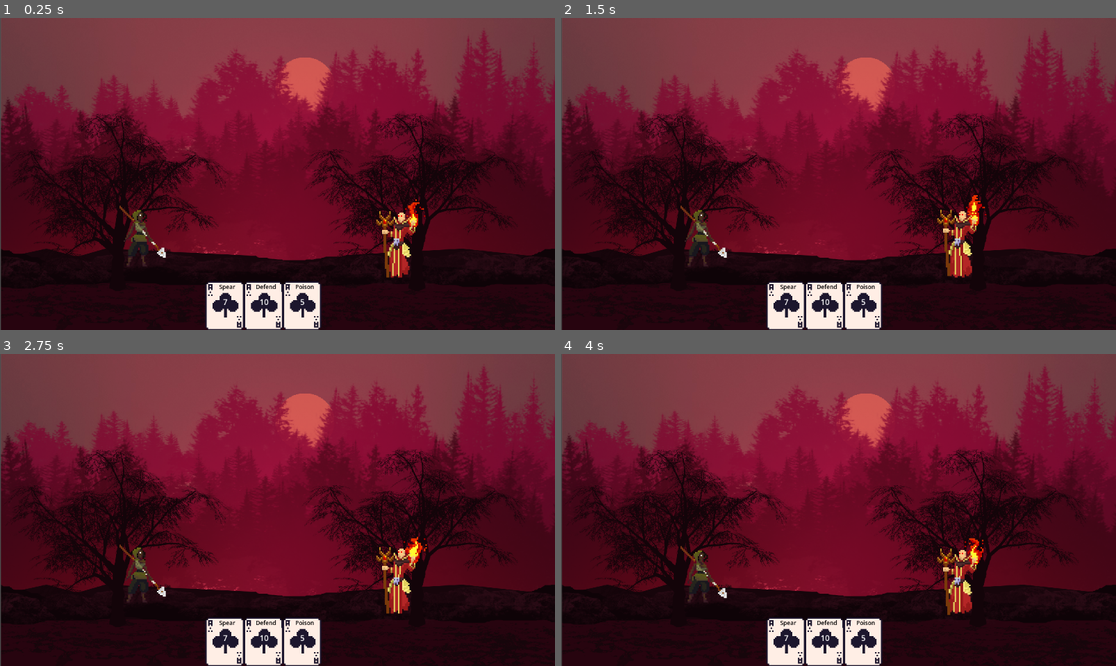
Above: before the commit, frames 1-4 (two rows, left to right).
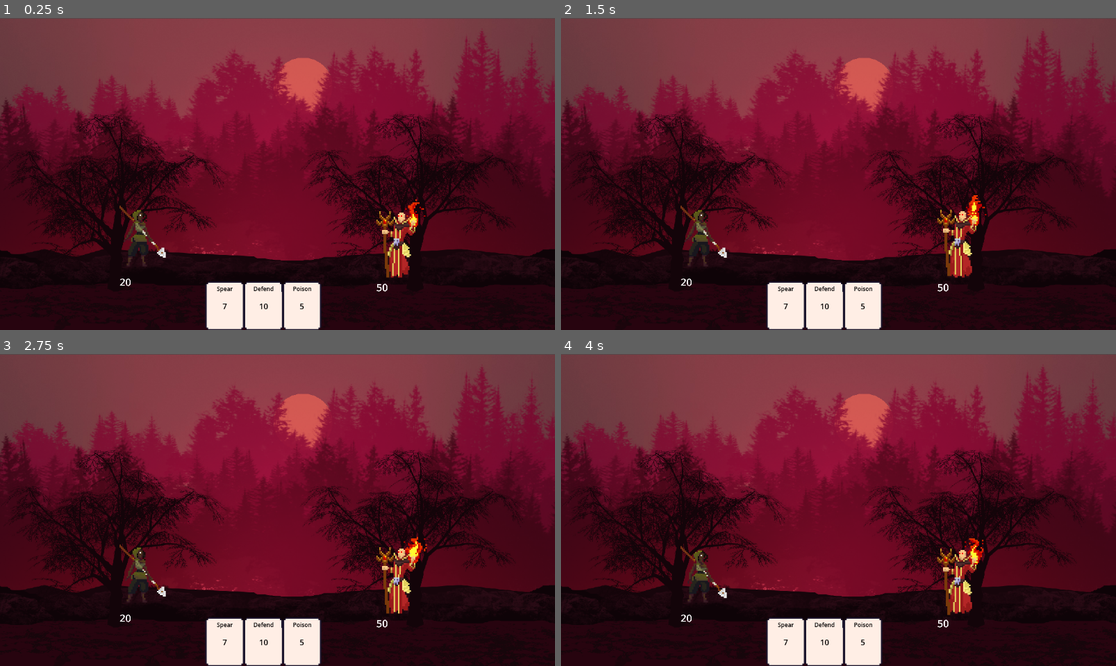
Above: after the commit, the same moments.

Repository: maxnovak/card-battle-time
Game: Godot game, scene res://Combat.tscn
Same seed, same stepped clock (60 frames per second), same inputs: the game is played once before the commit and once after it.
Inputs (mouse positions are in pixels of both pictures, inside the frame that each line leads up to):
- Up to frame 1 (0.25 s): no input
- Up to frame 2 (1.5 s): move the mouse to (788, 305) at 0.52 s; click (788, 305) at 0.67 s; move the mouse to (821, 305) at 1.27 s; click (821, 305) at 1.42 s
- Up to frame 3 (2.75 s): move the mouse to (299, 641) at 2.02 s; click (299, 641) at 2.17 s
- Up to frame 4 (4 s): move the mouse to (810, 572) at 2.77 s; click (810, 572) at 2.92 s; move the mouse to (1005, 556) at 3.52 s; click (1005, 556) at 3.67 s

The runs differ from the first frame. In frame 1, 8.7% of the frame differs, in the area x 0-100%, y 0-100%; in frame 2, 8.7%; in frame 3, 8.7%; in frame 4, 8.7%.

Commit message:
Saving working state

Diff:
--- a/Card.tscn
+++ b/Card.tscn
@@ -28,10 +28,10 @@
 anchor_top = 0.5
 anchor_right = 0.5
 anchor_bottom = 0.5
-offset_left = -29.0
-offset_top = -27.0
-offset_right = 32.0
-offset_bottom = 11.0
+offset_left = -30.0
+offset_top = -18.0
+offset_right = 31.0
+offset_bottom = 20.0
 grow_horizontal = 2
 grow_vertical = 2
 
@@ -39,7 +39,7 @@
 clip_contents = false
 layout_mode = 2
 size_flags_horizontal = 3
-theme_override_colors/default_color = Color(1, 1, 1, 1)
+theme_override_colors/default_color = Color(0, 0, 0, 1)
 theme_override_font_sizes/normal_font_size = 16
 fit_content = true
 scroll_active = false
@@ -51,10 +51,10 @@
 anchor_top = 0.5
 anchor_right = 0.5
 anchor_bottom = 0.5
-offset_left = -27.0
-offset_top = -52.0
-offset_right = 38.0
-offset_bottom = -27.0
+offset_left = -32.0
+offset_top = -48.0
+offset_right = 33.0
+offset_bottom = -23.0
 grow_horizontal = 2
 grow_vertical = 2
 
--- a/Combat.tscn
+++ b/Combat.tscn
@@ -9,7 +9,7 @@
 script = ExtResource("1_sabey")
 
 [node name="Background" type="Sprite2D" parent="."]
-position = Vector2(581, 326)
+position = Vector2(577, 327)
 scale = Vector2(0.584848, 0.602778)
 texture = ExtResource("2_j3jnb")
 
@@ -20,15 +20,14 @@
 
 [node name="Enemy" parent="." instance=ExtResource("4_ib54q")]
 position = Vector2(823, 461)
-scale = Vector2(-3, 3)
-health = 1000
-damage = 3
+scale = Vector2(3, 3)
+health = 50
+damage = 5
 
 [node name="Hand" type="Node2D" parent="."]
 position = Vector2(467, 598)
 
 [node name="AttackTimer" type="Timer" parent="."]
-wait_time = 2.0
 one_shot = true
 
 [connection signal="CurrentAction" from="." to="Enemy" method="_on_combat_current_action"]
--- a/Enemies/Enemy/Enemy.tscn
+++ b/Enemies/Enemy/Enemy.tscn
@@ -211,11 +211,12 @@
 
 [node name="Enemy" type="Node2D"]
 position = Vector2(200, 200)
-scale = Vector2(-2, 2)
+scale = Vector2(2, 2)
 script = ExtResource("1_vdyxb")
 health = 100
 
 [node name="AnimatedSprite2D" type="AnimatedSprite2D" parent="."]
+scale = Vector2(-1, 1)
 sprite_frames = SubResource("SpriteFrames_hgm3u")
 animation = &"attack"
 
@@ -235,4 +236,35 @@
 [node name="Death" type="Node" parent="StateMachine"]
 script = ExtResource("10_helqy")
 
+[node name="HealthTracker" type="Label" parent="."]
+offset_left = -21.0
+offset_top = 28.0
+offset_right = 295.0
+offset_bottom = 165.0
+scale = Vector2(0.07, 0.07)
+theme_override_font_sizes/font_size = 100
+text = "health"
+horizontal_alignment = 1
+
+[node name="BlockTracker" type="Label" parent="."]
+offset_top = 28.0
+offset_right = 316.0
+offset_bottom = 165.0
+scale = Vector2(0.07, 0.07)
+theme_override_colors/font_color = Color(0.639216, 0.756863, 0.901961, 1)
+theme_override_font_sizes/font_size = 100
+text = "block"
+horizontal_alignment = 1
+
+[node name="DoTTracker" type="Label" parent="."]
+offset_left = -20.5
+offset_top = 35.0
+offset_right = 303.5
+offset_bottom = 172.0
+scale = Vector2(0.07, 0.07)
+theme_override_colors/font_color = Color(0, 0.454902, 0.278431, 1)
+theme_override_font_sizes/font_size = 100
+text = "poison"
+horizontal_alignment = 1
+
 [connection signal="animation_finished" from="AnimatedSprite2D" to="StateMachine" method="_on_animation_finished"]
--- a/Enemies/Enemy/enemy.gd
+++ b/Enemies/Enemy/enemy.gd
@@ -8,9 +8,26 @@
 @export
 var damage: int
 
+@export
+var block: int
+
+@export
+var damage_over_time: int
+
 func changeState(new_state):
 	$StateMachine._change_state(new_state)
 
 func _on_combat_current_action(actor):
 	if actor == Global.Actor.ENEMY && health > 0:
 		Attack.emit()
+
+func _process(_delta):
+	$HealthTracker.text = str(health)
+	if block > 0:
+		$BlockTracker.text = str(block)
+	else:
+		$BlockTracker.text = ""
+	if damage_over_time > 0:
+		$DoTTracker.text = str(damage_over_time)
+	else:
+		$DoTTracker.text = ""
--- a/Enemies/Enemy/enemy_state_machine.gd
+++ b/Enemies/Enemy/enemy_state_machine.gd
@@ -17,9 +17,5 @@
 	# The base state_machine interface this node extends does most of the work.
 	if not _active:
 		return
+
 	super._change_state(state_name)
-
-func _unhandled_input(event):
-	# Here we only handle input that can interrupt states, attacking in this case,
-	# otherwise we let the state node handle it.
-	current_state.handle_input(event)
--- a/Hero/Hero.gd
+++ b/Hero/Hero.gd
@@ -4,10 +4,17 @@
 var health: int
 
 @export
-var emotionalHealth: float
+var block: int
 
 @export
-var block: int
+var damage_over_time: int
 
 func changeState(new_state):
 	$StateMachine._change_state(new_state)
+
+func _process(_delta):
+	$HealthTracker.text = str(health)
+	if block > 0:
+		$BlockTracker.text = str(block)
+	else:
+		$BlockTracker.text = ""
--- a/Hero/Hero.tscn
+++ b/Hero/Hero.tscn
@@ -1,15 +1,17 @@
-[gd_scene load_steps=36 format=3 uid="uid://vb70ep72ce87"]
+[gd_scene load_steps=45 format=3 uid="uid://vb70ep72ce87"]
 
 [ext_resource type="Script" path="res://Hero/Hero.gd" id="1_b5ksb"]
 [ext_resource type="Texture2D" uid="uid://kwhp2x6a3ocg" path="res://assets/hero/Attack1.png" id="1_q6wdh"]
 [ext_resource type="Texture2D" uid="uid://cbn50krsxv745" path="res://assets/hero/Death.png" id="2_evn6n"]
 [ext_resource type="Texture2D" uid="uid://d2bmc6s77ja08" path="res://assets/hero/Idle.png" id="3_7ob7y"]
 [ext_resource type="Texture2D" uid="uid://b3jfanofjpmq4" path="res://assets/hero/Take hit.png" id="4_vi041"]
+[ext_resource type="Texture2D" uid="uid://cuq555fsqnh2j" path="res://assets/hero/Attack3.png" id="6_0kfnc"]
 [ext_resource type="Script" path="res://Hero/state_machine.gd" id="6_pdh1x"]
 [ext_resource type="Script" path="res://Hero/idle.gd" id="7_nfoyv"]
 [ext_resource type="Script" path="res://Hero/attack.gd" id="8_2mvtm"]
 [ext_resource type="Script" path="res://Hero/hit.gd" id="9_7dre1"]
 [ext_resource type="Script" path="res://Hero/death.gd" id="10_se3kh"]
+[ext_resource type="Script" path="res://Hero/poison.gd" id="12_yhjdw"]
 
 [sub_resource type="AtlasTexture" id="AtlasTexture_4tddy"]
 atlas = ExtResource("1_q6wdh")
@@ -107,6 +109,34 @@
 atlas = ExtResource("3_7ob7y")
 region = Rect2(1050, 0, 150, 150)
 
+[sub_resource type="AtlasTexture" id="AtlasTexture_ee8id"]
+atlas = ExtResource("6_0kfnc")
+region = Rect2(0, 0, 150, 150)
+
+[sub_resource type="AtlasTexture" id="AtlasTexture_v05y7"]
+atlas = ExtResource("6_0kfnc")
+region = Rect2(150, 0, 150, 150)
+
+[sub_resource type="AtlasTexture" id="AtlasTexture_uq8tt"]
+atlas = ExtResource("6_0kfnc")
+region = Rect2(300, 0, 150, 150)
+
+[sub_resource type="AtlasTexture" id="AtlasTexture_clcyg"]
+atlas = ExtResource("6_0kfnc")
+region = Rect2(450, 0, 150, 150)
+
+[sub_resource type="AtlasTexture" id="AtlasTexture_u3726"]
+atlas = ExtResource("6_0kfnc")
+region = Rect2(600, 0, 150, 150)
+
+[sub_resource type="AtlasTexture" id="AtlasTexture_6ge5q"]
+atlas = ExtResource("6_0kfnc")
+region = Rect2(750, 0, 150, 150)
+
+[sub_resource type="AtlasTexture" id="AtlasTexture_8udon"]
+atlas = ExtResource("6_0kfnc")
+region = Rect2(900, 0, 150, 150)
+
 [sub_resource type="SpriteFrames" id="SpriteFrames_x12yw"]
 animations = [{
 "frames": [{
@@ -200,6 +230,32 @@
 "loop": true,
 "name": &"idle",
 "speed": 5.0
+}, {
+"frames": [{
+"duration": 1.0,
+"texture": SubResource("AtlasTexture_ee8id")
+}, {
+"duration": 1.0,
+"texture": SubResource("AtlasTexture_v05y7")
+}, {
+"duration": 1.0,
+"texture": SubResource("AtlasTexture_uq8tt")
+}, {
+"duration": 1.0,
+"texture": SubResource("AtlasTexture_clcyg")
+}, {
+"duration": 1.0,
+"texture": SubResource("AtlasTexture_u3726")
+}, {
+"duration": 1.0,
+"texture": SubResource("AtlasTexture_6ge5q")
+}, {
+"duration": 1.0,
+"texture": SubResource("AtlasTexture_8udon")
+}],
+"loop": true,
+"name": &"poison",
+"speed": 5.0
 }]
 
 [node name="Hero" type="Node2D"]
@@ -207,7 +263,7 @@
 
 [node name="AnimatedSprite2D" type="AnimatedSprite2D" parent="."]
 sprite_frames = SubResource("SpriteFrames_x12yw")
-animation = &"hit"
+animation = &"poison"
 
 [node name="StateMachine" type="Node" parent="."]
 script = ExtResource("6_pdh1x")
@@ -225,4 +281,28 @@
 [node name="Death" type="Node" parent="StateMachine"]
 script = ExtResource("10_se3kh")
 
+[node name="Poison" type="Node" parent="StateMachine"]
+script = ExtResource("12_yhjdw")
+
+[node name="HealthTracker" type="Label" parent="."]
+offset_left = -21.0
+offset_top = 28.0
+offset_right = 295.0
+offset_bottom = 165.0
+scale = Vector2(0.07, 0.07)
+theme_override_font_sizes/font_size = 100
+text = "health"
+horizontal_alignment = 1
+
+[node name="BlockTracker" type="Label" parent="."]
+offset_top = 28.0
+offset_right = 316.0
+offset_bottom = 165.0
+scale = Vector2(0.07, 0.07)
+theme_override_colors/font_color = Color(0.639216, 0.756863, 0.901961, 1)
+theme_override_font_sizes/font_size = 100
+text = "block
+"
+horizontal_alignment = 1
+
 [connection signal="animation_finished" from="AnimatedSprite2D" to="StateMachine" method="_on_animation_finished"]
--- /dev/null
+++ b/Hero/poison.gd
@@ -0,0 +1,7 @@
+extends "res://state_machine/state.gd"
+
+func enter():
+	owner.get_node(^"AnimatedSprite2D").play("poison")
+
+func _on_animation_finished():
+	emit_signal("finished", "idle")
--- a/Hero/state_machine.gd
+++ b/Hero/state_machine.gd
@@ -1,16 +1,18 @@
 extends "res://state_machine/state_machine.gd"
 
+@onready var attack = $Attack
+@onready var death = $Death
+@onready var hit = $Hit
 @onready var idle = $Idle
-@onready var attack = $Attack
-@onready var hit = $Hit
-@onready var death = $Death
+@onready var poison = $Poison
 
 func _ready():
 	states_map = {
+		"attack": attack,
+		"death": death,
+		"hit": hit,
 		"idle": idle,
-		"attack": attack,
-		"hit": hit,
-		"death": death,
+		"poison": poison,
 	}
 
 func _change_state(state_name):
@@ -18,8 +20,3 @@
 	if not _active:
 		return
 	super._change_state(state_name)
-
-func _unhandled_input(event):
-	# Here we only handle input that can interrupt states, attacking in this case,
-	# otherwise we let the state node handle it.
-	current_state.handle_input(event)
--- a/combat.gd
+++ b/combat.gd
@@ -25,18 +25,24 @@
 	if whosAction == Global.Actor.PLAYER:
 		$AttackTimer.start()
 		$Hand.remove_child(card)
-		$Hero.changeState("attack")
-		applyEnemyDamage(card.damage)
+		applyCardEffect(card)
 		discard.append(card)
 		whosAction = Global.Actor.ENEMY
 
-func applyEnemyDamage(damageAmount):
-	$Enemy.health -= damageAmount
-	if $Enemy.health <= 0:
-		$Enemy.changeState("hit")
-		$Enemy.changeState("death")
-	else:
-		$Enemy.changeState("hit")
+func applyCardEffect(card):
+	if card.effect == Global.EffectTypes.DAMAGE:
+		$Hero.changeState("attack")
+		dealDamage($Enemy, card.damage)
+		if $Enemy.health <= 0:
+			$Enemy.changeState("hit")
+			$Enemy.changeState("death")
+		else:
+			$Enemy.changeState("hit")
+	if card.effect == Global.EffectTypes.BLOCK:
+		$Hero.block += card.damage
+	if card.effect == Global.EffectTypes.DAMAGE_OVER_TIME:
+		$Hero.changeState("poison")
+		$Enemy.damage_over_time = card.damage
 
 func dealCards():
 	if deckCards.size() >= 3:
@@ -59,9 +65,24 @@
 	$AttackTimer.start()
 	$Enemy.changeState("attack")
 	$Hero.changeState("hit")
+	dealDamage($Hero, $Enemy.damage)
+	if $Enemy.damage_over_time > 0:
+		$Enemy.changeState("hit")
+		$Enemy.health -= $Enemy.damage_over_time
+		$Enemy.damage_over_time -= 1
 	whosAction = Global.Actor.PLAYER
 	if $Hand.get_child_count() == 0:
 		dealCards()
 
+func dealDamage(target, amount):
+	if target.block >= amount:
+		target.block -= amount
+	elif target.block > 0:
+		amount -= target.block
+		target.block = 0
+		target.health -= amount
+	else:
+		target.health -= amount
+
 func _on_attack_timer_timeout():
 	CurrentAction.emit(whosAction)
--- a/state_machine/state_machine.gd
+++ b/state_machine/state_machine.gd
@@ -36,17 +36,9 @@
 	current_state.enter()
 
 func set_active(value):
-	set_physics_process(value)
-	set_process_input(value)
 	if not _active:
 		states_stack = []
 		current_state = null
-
-func _unhandled_input(event):
-	current_state.handle_input(event)
-
-func _physics_process(delta):
-	current_state.update(delta)
 
 func _on_animation_finished():
 	if not _active:
Binary file changed: assets/cards/Clubs_card_01.png
Binary file added: assets/hero/Attack3.png
Not shown, added: assets/hero/Attack3.png.import
